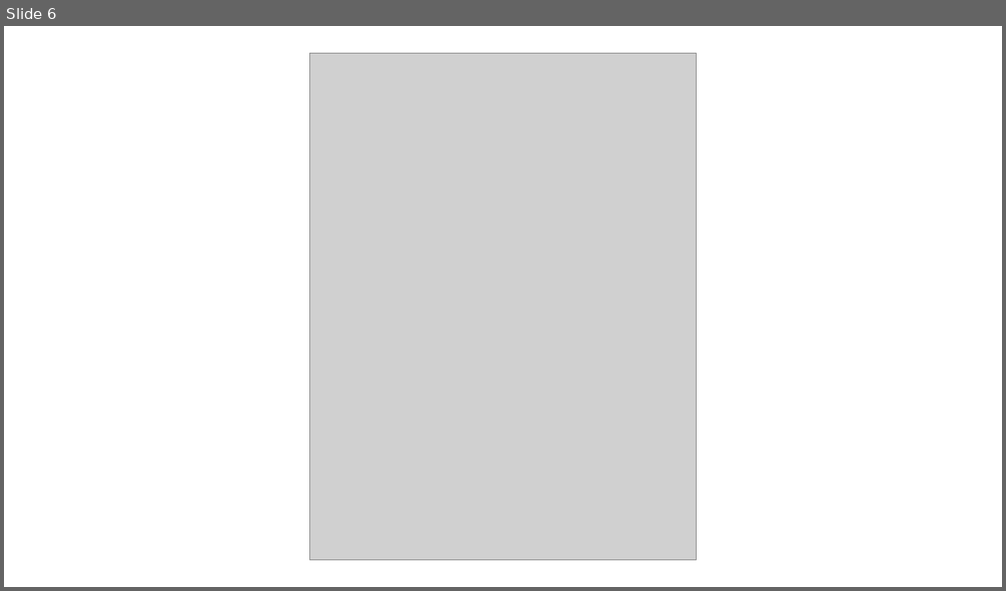
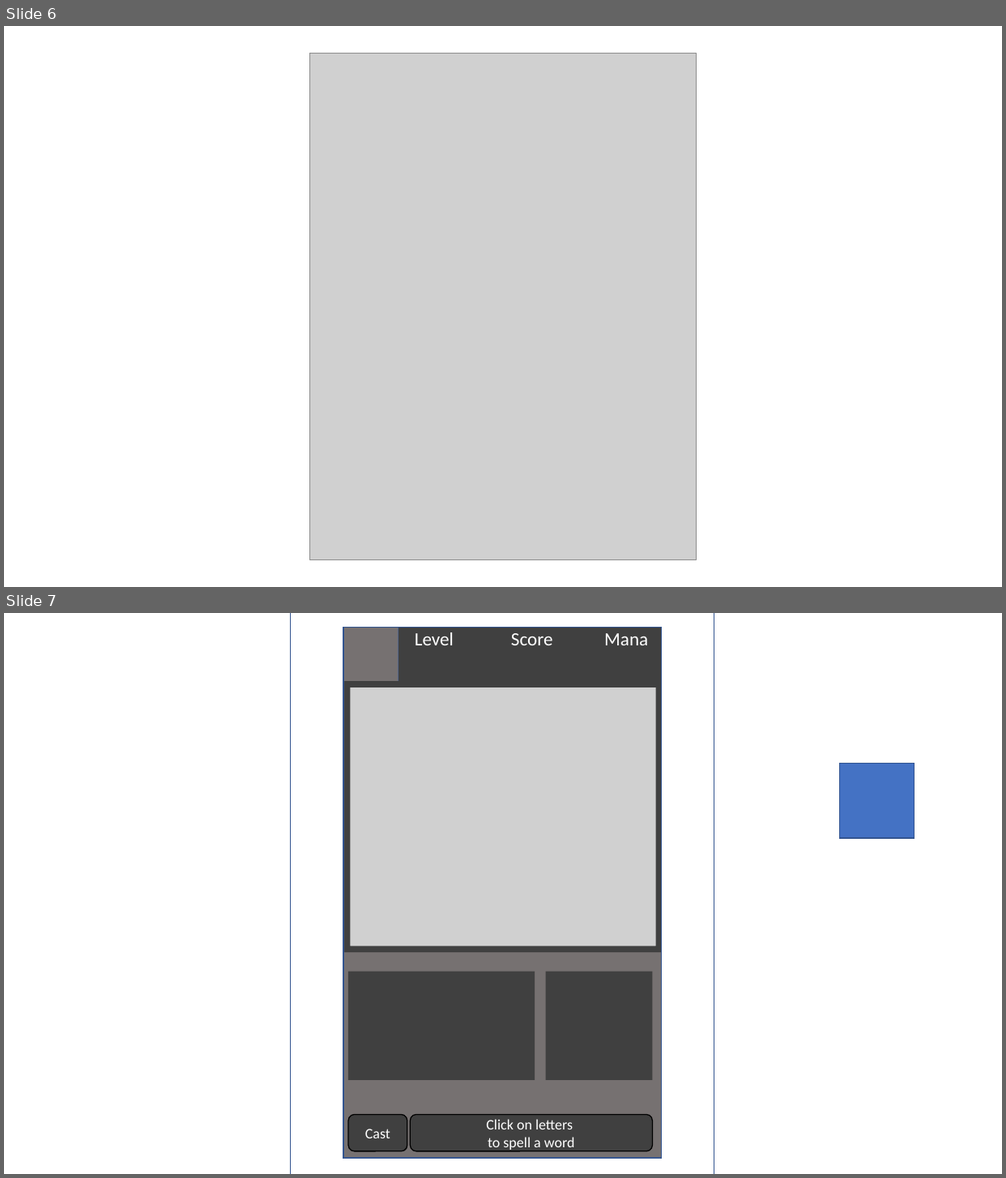
Before and after one commit to paulelong/Rivers, a slide deck: Art/StartPageMockup.pptx. Shown one above the other, each under a label of ours: slide 6 before the commit, slides 6 and 7 after it. The pictures are 1006x591 and 1006x1178 pixels, drawn with LibreOffice and Linux fonts; fonts in the diff are those of the drawing; grey boxes stand for pictures. Boxes give left, top, right and bottom in pixels: in the first picture for what was removed or moved away, otherwise in the second. Text is boxed around its words. In the diff, an @@ line names an element or a change of style, - is before the commit and + after.

```diff
--- a/Art/StartPageMockup.pptx
+++ b/Art/StartPageMockup.pptx
@@ slide 7 added at (4,613,1002,1174), background #FFFFFF @@
@@ frame added at (291,613,714,1174), fill #FFFFFF, outline #325491 1 pt @@
@@ rectangle added at (344,627,662,1157), fill #4472C4, outline #325491 1 pt @@
@@ rectangle added at (344,627,398,681), fill #767171 @@
@@ rectangle added at (398,627,663,681), fill #404040 @@
@@ text added at (415,632,454,645), 18 pt, text #FFFFFF @@
+Level
@@ text added at (511,633,553,645), 18 pt, text #FFFFFF @@
+Score
@@ text added at (604,633,648,645), 18 pt, text #FFFFFF @@
+Mana
@@ picture added at (313,681,675,952) @@
@@ frame added at (344,681,662,952), fill #404040 @@
@@ rectangle added at (839,764,914,838), fill #4472C4, outline #325491 1 pt @@
@@ rectangle added at (344,953,662,1158), fill #767171 @@
@@ rectangle added at (348,972,535,1080), fill #404040 @@
@@ rectangle added at (546,972,653,1080), fill #404040 @@
@@ rounded rectangle added at (348,1114,407,1152), fill #404040, outline #000000 1 pt, 14 pt, text #FFFFFF @@
+Cast
@@ rounded rectangle added at (411,1114,653,1152), fill #404040, outline #000000 1 pt, 14 pt, text #FFFFFF @@
+Click on letters
+to spell a word
```
Also in this commit, not shown: 7 other slides added, 3 other files.
